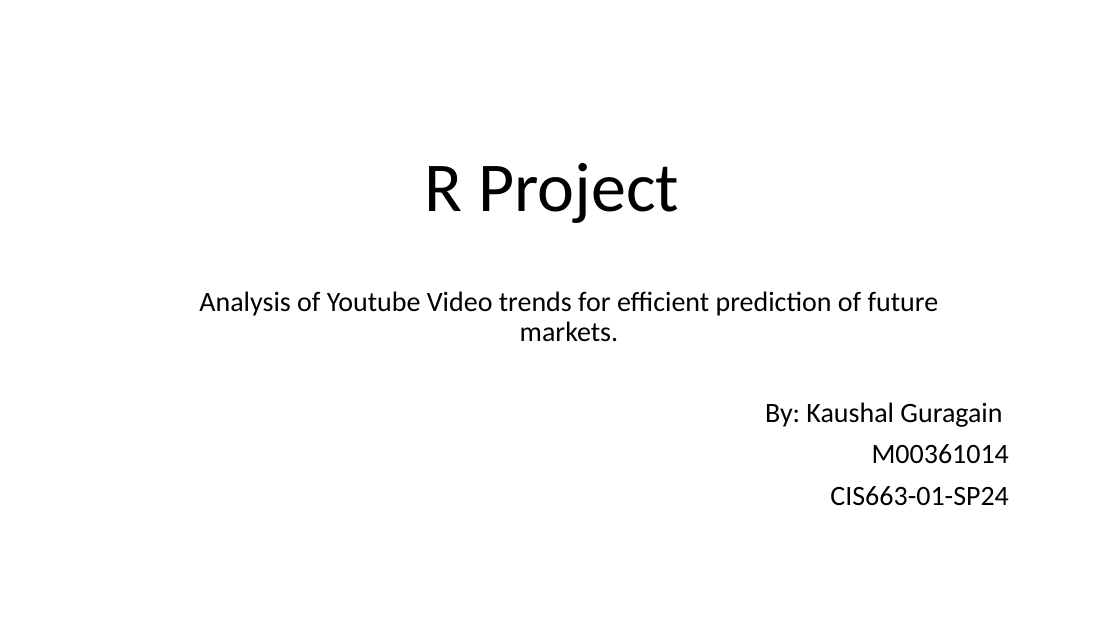
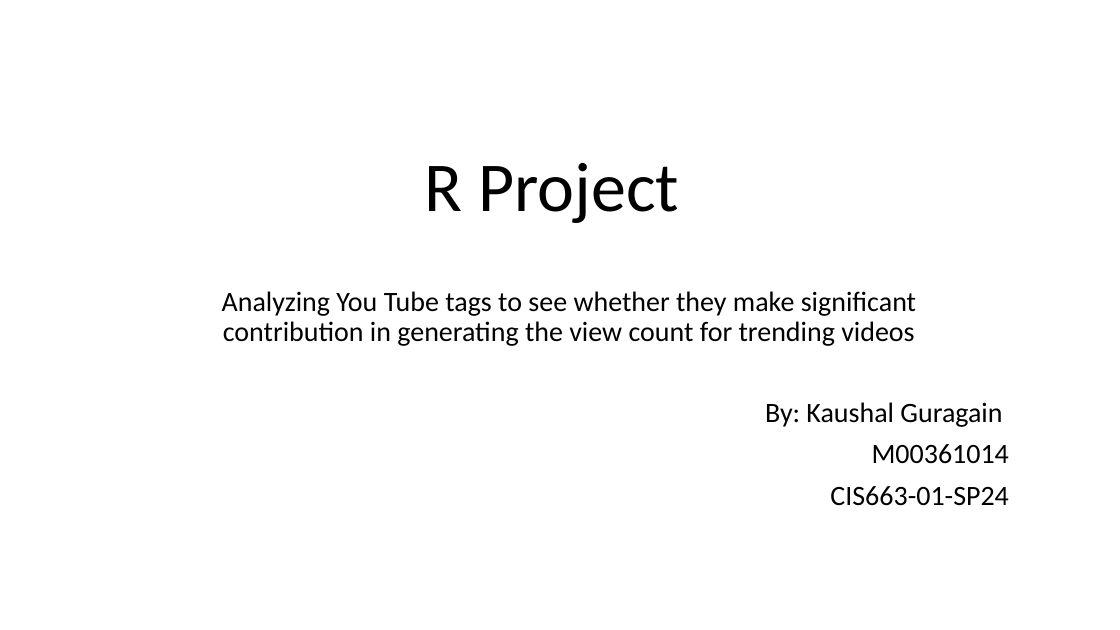
Before and after one commit to KaushalGuragai/Kguragain_R_Project, a slide deck: slide 1 of R Project.pptx. Drawn at 1120x630 pixels with LibreOffice and Linux fonts; fonts in the diff are those of the drawing. Boxes give left, top, right and bottom in pixels: in the first picture for what was removed or moved away, otherwise in the second. Text is boxed around its words. In the diff, an @@ line names an element or a change of style, - is before the commit and + after.

```diff
--- a/R Project.pptx
+++ b/R Project.pptx
@@ subtitle at [222,291,916,346]: text changed @@
-Analysis of Youtube Video trends for efficient prediction of future markets.
+Analyzing You Tube tags to see whether they make significant contribution in generating the view count for trending videos
```
Also in this commit, not shown: 1 other slide changed, 7 slides added, 1 slide removed, 8 other files.
